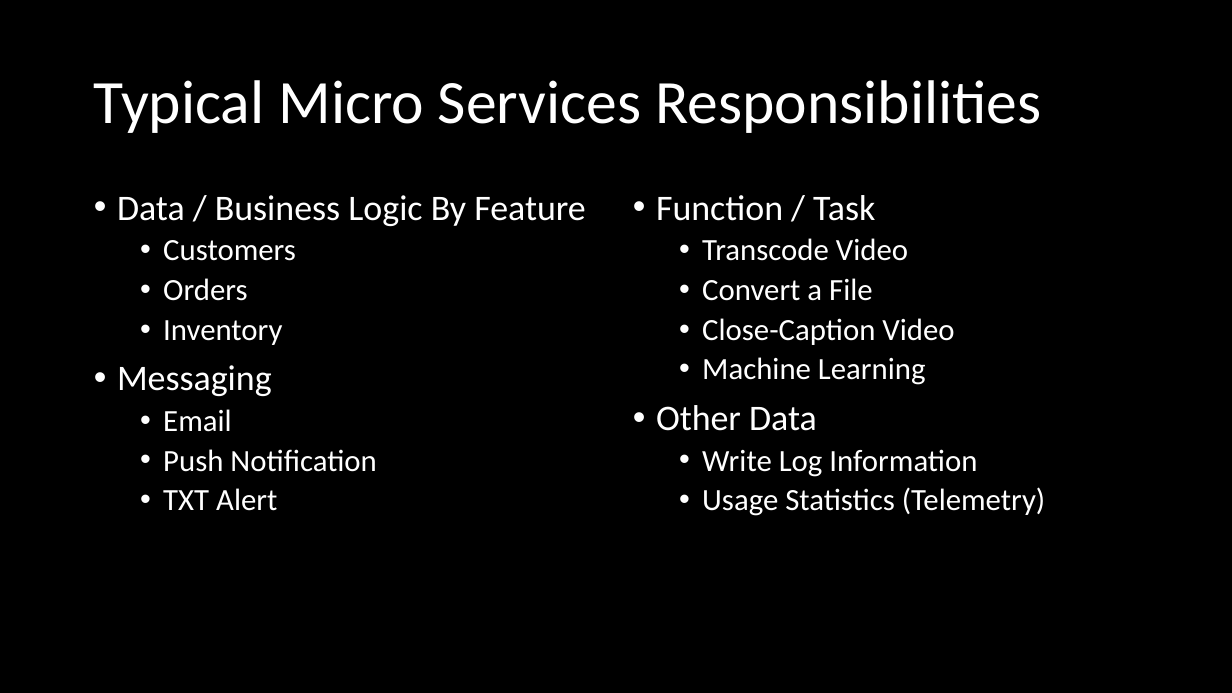
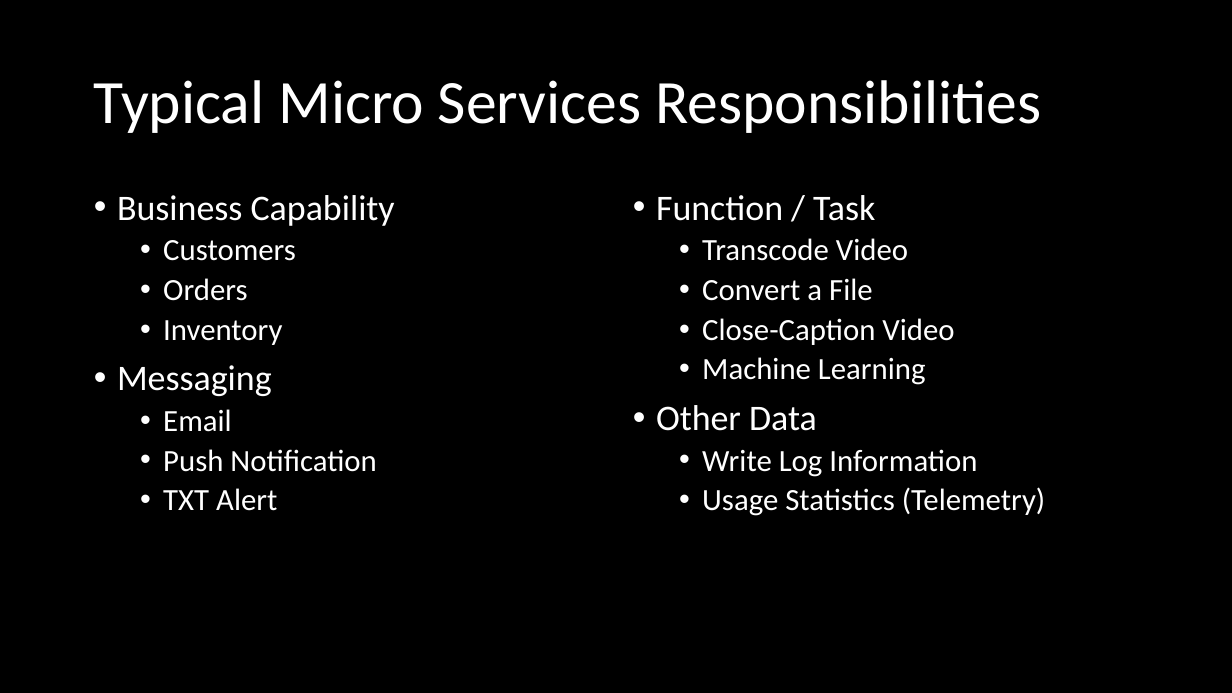
Before and after one commit to orstewar/ist346-content, a slide deck: slide 26 of content/reading-09-services-application-architectures.pptx. Drawn at 1232x693 pixels with LibreOffice and Linux fonts; fonts in the diff are those of the drawing. Boxes give left, top, right and bottom in pixels: in the first picture for what was removed or moved away, otherwise in the second. Text is boxed around its words. In the diff, an @@ line names an element or a change of style, - is before the commit and + after.

```diff
--- a/content/reading-09-services-application-architectures.pptx
+++ b/content/reading-09-services-application-architectures.pptx
@@ text at <box>117,195,395,226</box>: text changed @@
-• Data / Business Logic By Feature
+• Business Capability
```
Also in this commit, not shown: 3 other slides changed, 5 other files.
